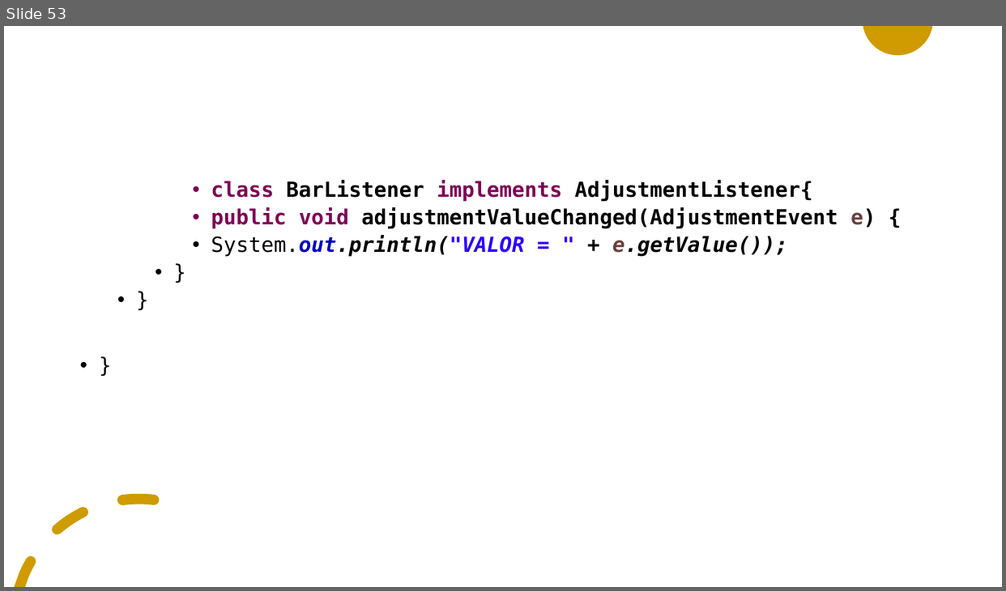
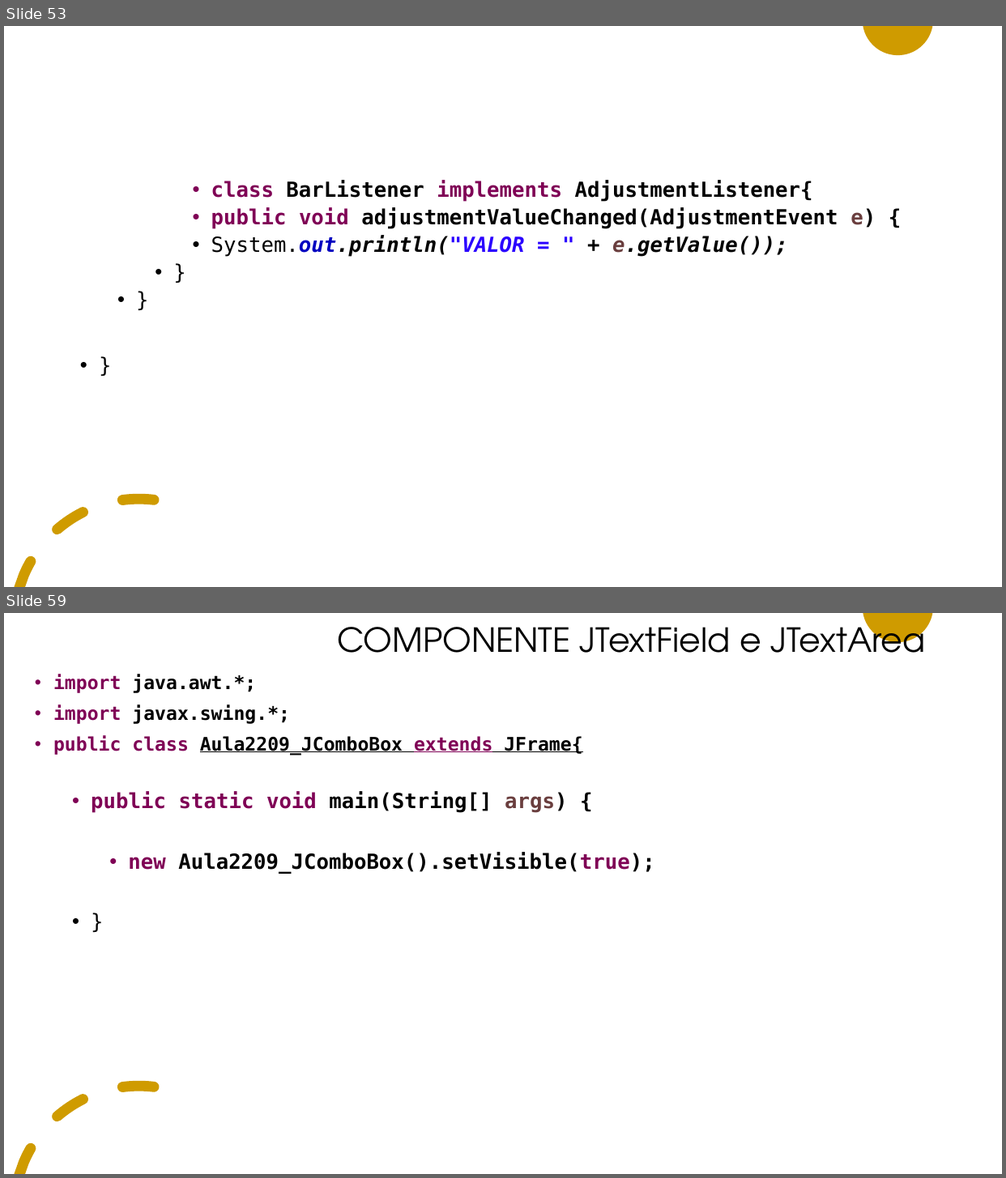
Before and after one commit to adilsonlopesoracle/ProgramacaoAvancada_Olinda, a slide deck: PROGRAMACAO_AVANCADA.pptx. Shown one above the other, each under a label of ours: slide 53 before the commit, slides 53 and 59 after it; the slides between them are not shown. The pictures are 1006x591 and 1006x1178 pixels, drawn with LibreOffice and Linux fonts; fonts in the diff are those of the drawing. Boxes give left, top, right and bottom in pixels: in the first picture for what was removed or moved away, otherwise in the second. Text is boxed around its words. In the diff, an @@ line names an element or a change of style, - is before the commit and + after.

```diff
--- a/PROGRAMACAO_AVANCADA.pptx
+++ b/PROGRAMACAO_AVANCADA.pptx
@@ slide 59 added at (x1=4, y1=613, x2=1002, y2=1174), background #FFFFFF; not listed: 2 template elements that a slide beside it also shows @@
@@ title added at (x1=337, y1=618, x2=925, y2=653), 32 pt, text #000000 @@
+COMPONENTE JTextField e JTextArea
@@ text added at (x1=53, y1=674, x2=654, y2=873), 18 pt, text #000000, bold @@
+• import java.awt.*;
+• import javax.swing.*;
+• public class Aula2209_JComboBox extends JFrame{
+  • public static void main(String[] args) {
+    • new Aula2209_JComboBox().setVisible(true);
+  • }
```
Also in this commit, not shown: 4 slides changed, 41 other slides added, 2 slides removed.
